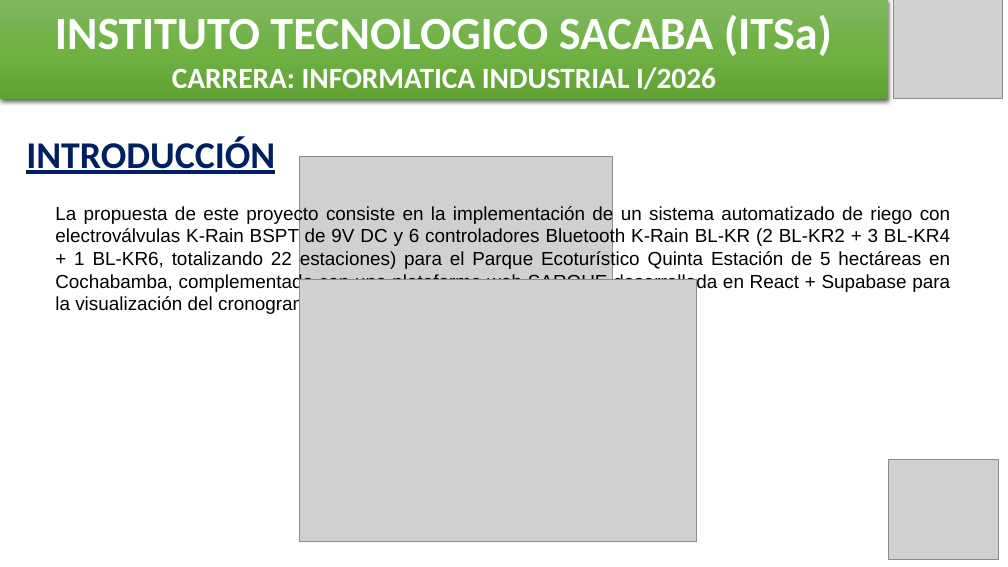
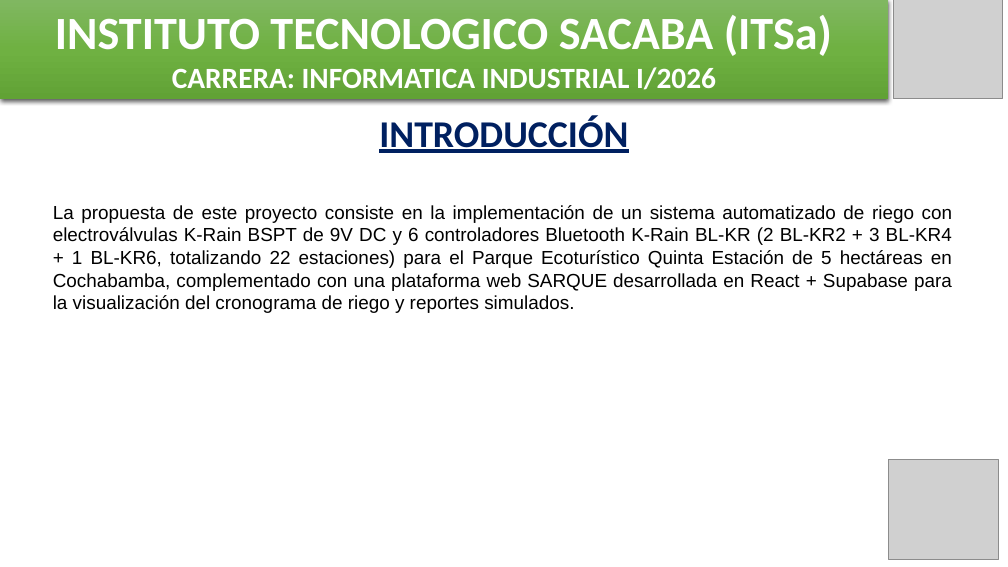
Before and after one commit to Jose12300552/quinta-verde-flow, a slide deck: slide 1 of PRESENTACION_SARQUE.pptx. Drawn at 1008x567 pixels with LibreOffice and Linux fonts; fonts in the diff are those of the drawing; grey boxes stand for pictures. Boxes give left, top, right and bottom in pixels: in the first picture for what was removed or moved away, otherwise in the second. Text is boxed around its words. In the diff, an @@ line names an element or a change of style, - is before the commit and + after.

```diff
--- a/PRESENTACION_SARQUE.pptx
+++ b/PRESENTACION_SARQUE.pptx
@@ text "INTRODUCCIÓN": place and size @@
-text "INTRODUCCIÓN" at box(26, 136, 275, 174)
+text "INTRODUCCIÓN" at box(379, 115, 628, 153)
@@ picture removed at box(300, 157, 613, 488) @@
@@ picture removed at box(300, 279, 697, 541) @@
```
Also in this commit, not shown: 21 other slides changed, 2 other files.
